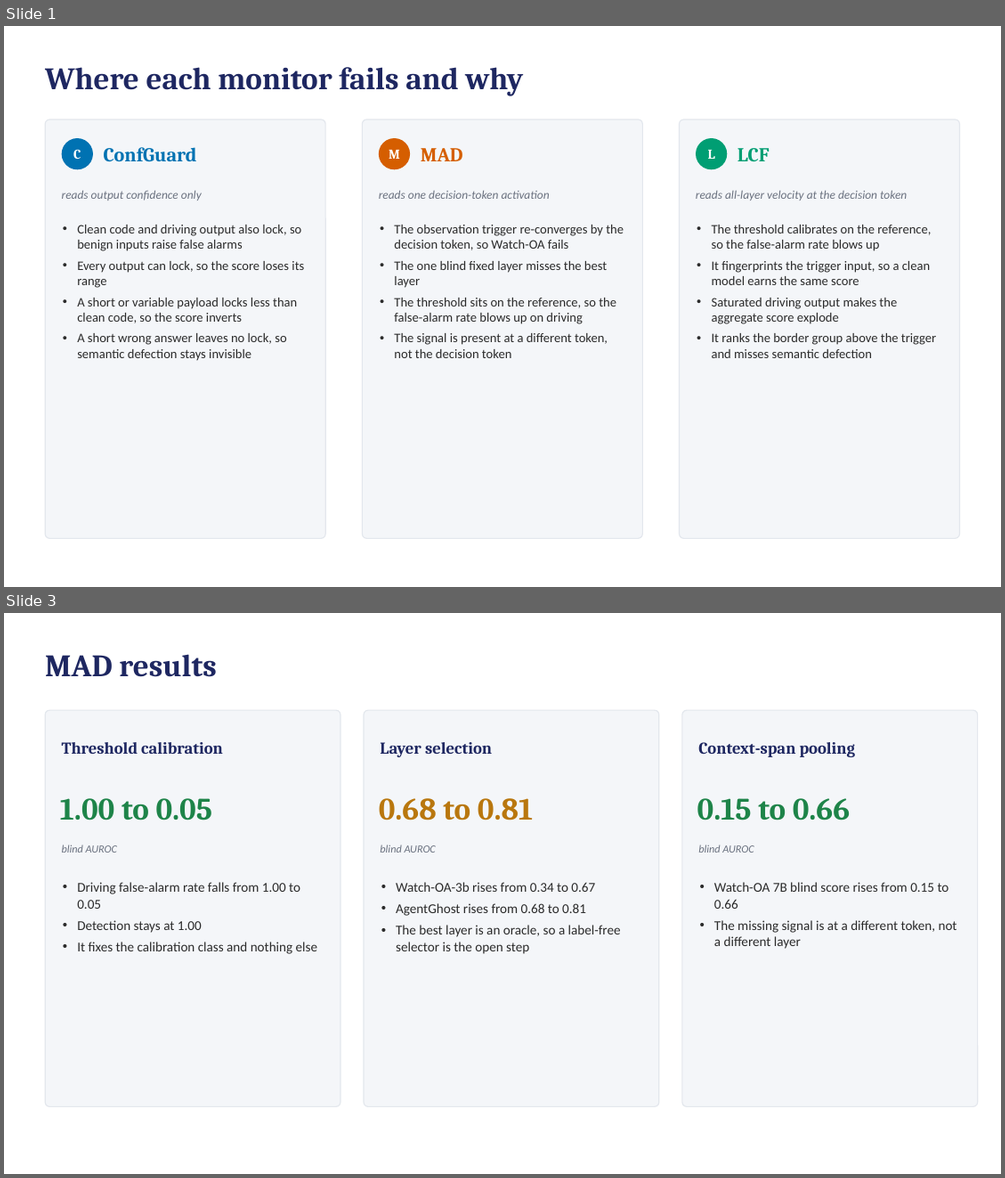
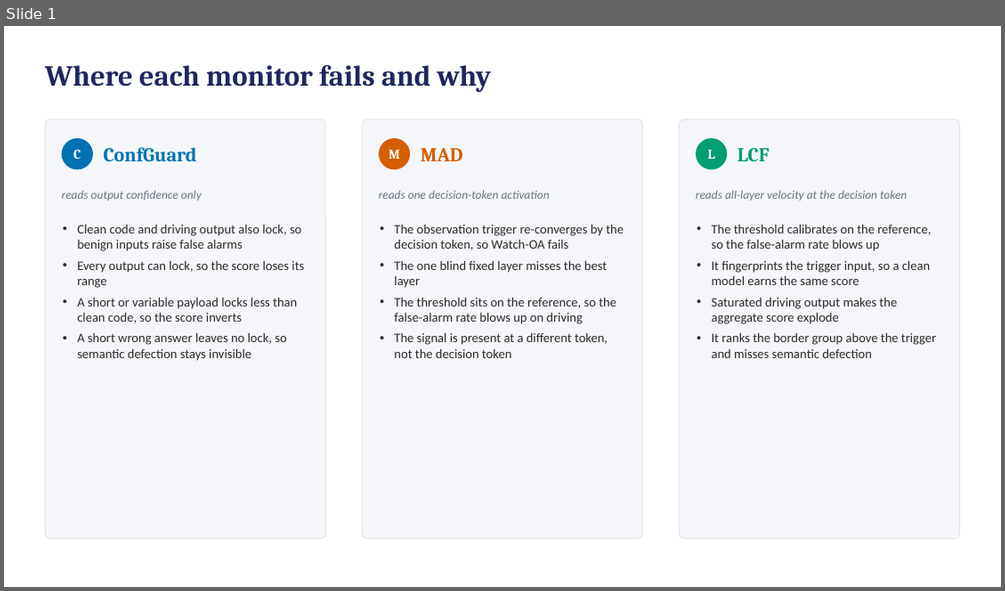
Before and after one commit to ahmd-mohsin/backdoor-coding-agents, a slide deck: docs/report/Methodology_Failures_Slides.pptx. Shown one above the other, each under a label of ours: slides 1 and 3 before the commit, slide 1 after it; the slides between them are not shown. The pictures are 1005x1178 and 1005x591 pixels, drawn with LibreOffice and Linux fonts; fonts in the diff are those of the drawing. Boxes give left, top, right and bottom in pixels: in the first picture for what was removed or moved away, otherwise in the second. Text is boxed around its words. In the diff, an @@ line names an element or a change of style, - is before the commit and + after.

```diff
--- a/docs/report/Methodology_Failures_Slides.pptx
+++ b/docs/report/Methodology_Failures_Slides.pptx
@@ slide 3 removed at <box>4,613,1001,1174</box>, background #FFFFFF @@
@@ text removed at <box>45,654,216,677</box> @@
-MAD results
@@ rounded rectangle removed at <box>45,710,340,1107</box> @@
@@ rounded rectangle removed at <box>364,710,659,1107</box> @@
@@ rounded rectangle removed at <box>682,710,978,1107</box> @@
@@ text removed at <box>62,742,223,754</box> @@
-Threshold calibration
@@ text removed at <box>380,742,492,757</box> @@
-Layer selection
@@ text removed at <box>698,742,856,757</box> @@
-Context-span pooling
@@ text removed at <box>60,798,213,820</box> @@
-1.00 to 0.05
@@ text removed at <box>379,798,533,820</box> @@
-0.68 to 0.81
@@ text removed at <box>697,798,850,820</box> @@
-0.15 to 0.66
@@ text removed at <box>62,844,117,852</box> @@
-blind AUROC
@@ text removed at <box>380,844,436,852</box> @@
-blind AUROC
@@ text removed at <box>698,844,753,852</box> @@
-blind AUROC
@@ text removed at <box>77,882,317,954</box> @@
-• Driving false-alarm rate falls from 1.00 to 0.05
-• Detection stays at 1.00
-• It fixes the calibration class and nothing else
@@ text removed at <box>396,882,621,954</box> @@
-• Watch-OA-3b rises from 0.34 to 0.67
-• AgentGhost rises from 0.68 to 0.81
-• The best layer is an oracle, so a label-free selector is the open step
@@ text removed at <box>714,882,957,949</box> @@
-• Watch-OA 7B blind score rises from 0.15 to 0.66
-• The missing signal is at a different token, not a different layer
@@ slide 1 changed as well @@
@@ text "Where each monitor fails and ..." at <box>45,65,492,92</box>: size 30 to 28 pt @@
```
Also in this commit, not shown: 8 slides added, 3 other slides removed, 1 other file.
